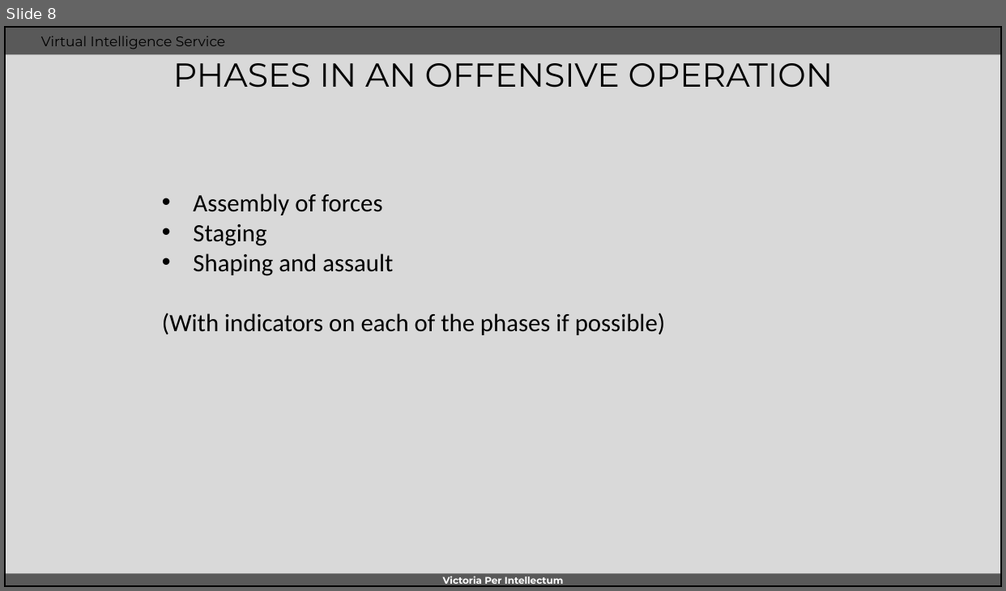
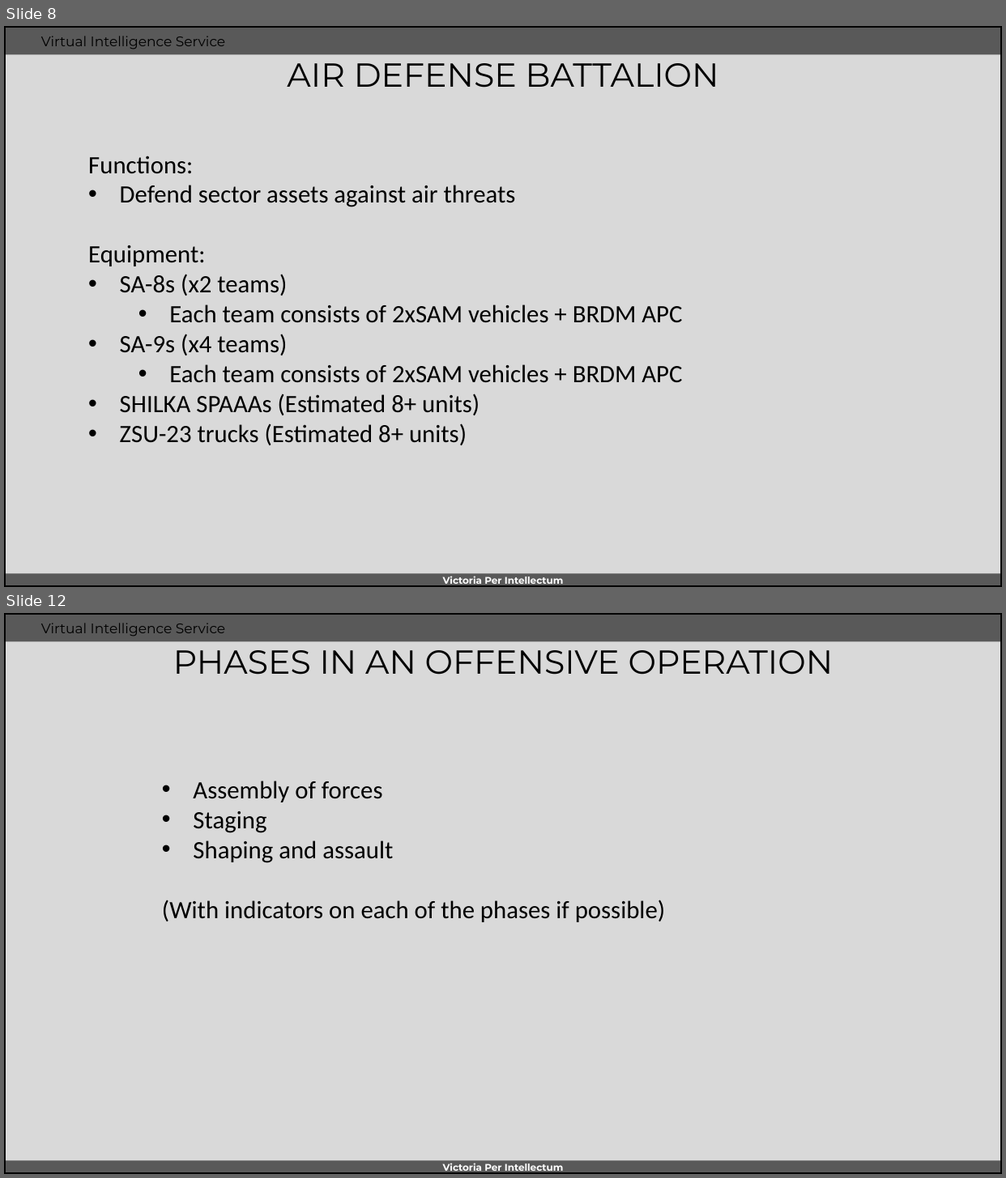
Before and after one commit to 132nd-vWing/VIS, a slide deck: OPAR/WORKSPACE/INTREP VIS OPAR-004 - HEZBOLLAH ground combat tactics.pptx. Shown one above the other, each under a label of ours: slide 8 before the commit, slides 8 and 12 after it; the slides between them are not shown. The pictures are 1006x591 and 1006x1178 pixels, drawn with LibreOffice and Linux fonts; fonts in the diff are those of the drawing; background and template pictures are left out. Boxes give left, top, right and bottom in pixels: in the first picture for what was removed or moved away, otherwise in the second. Text is boxed around its words. In the diff, an @@ line names an element or a change of style, - is before the commit and + after.

Commit message:
Updated composition of units and equipment

```diff
--- a/OPAR/WORKSPACE/INTREP VIS OPAR-004 - HEZBOLLAH ground combat tactics.pptx
+++ b/OPAR/WORKSPACE/INTREP VIS OPAR-004 - HEZBOLLAH ground combat tactics.pptx
@@ slide 8 added at (x1=4, y1=26, x2=1002, y2=587), background #D9D9D9; not listed: 5 template elements that a slide beside it also shows @@
@@ title added at (x1=287, y1=54, x2=719, y2=88), 24 pt, text #000000 @@
+AIR DEFENSE BATTALION
@@ text added at (x1=88, y1=156, x2=682, y2=446), 18 pt, text #000000 @@
+Functions:
+• Defend sector assets against air threats
+Equipment:
+• SA-8s (x2 teams)
+  • Each team consists of 2xSAM vehicles + BRDM APC
+• SA-9s (x4 teams)
+  • Each team consists of 2xSAM vehicles + BRDM APC
+• SHILKA SPAAAs (Estimated 8+ units)
+• ZSU-23 trucks (Estimated 8+ units)
@@ what was slide 8 is now slide 12 @@
```
Also in this commit, not shown: 2 slides changed, 3 other slides added.
